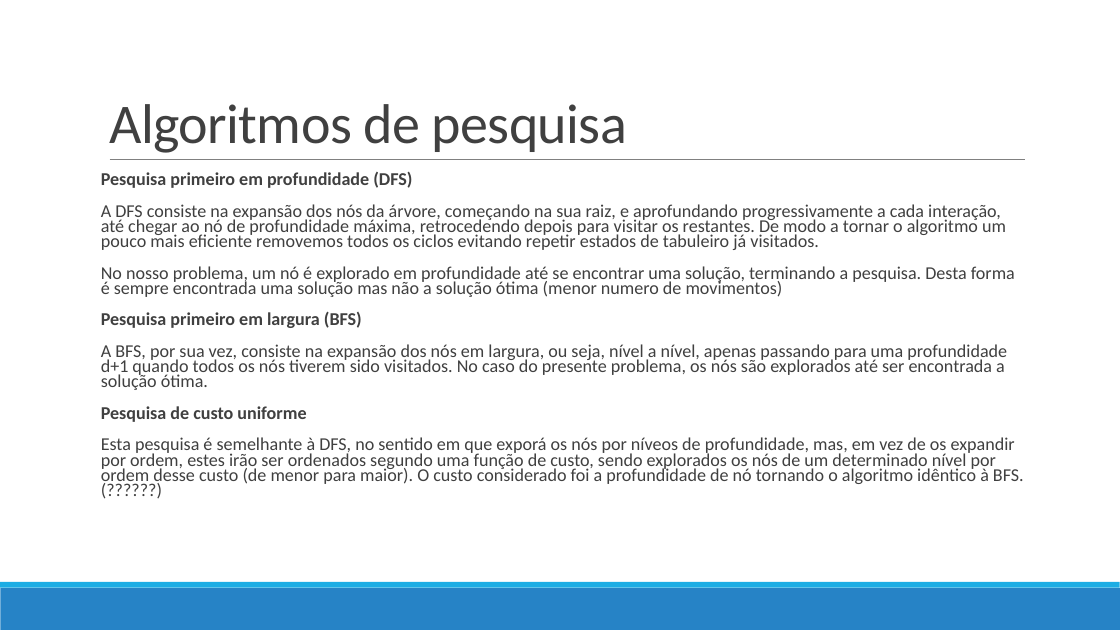
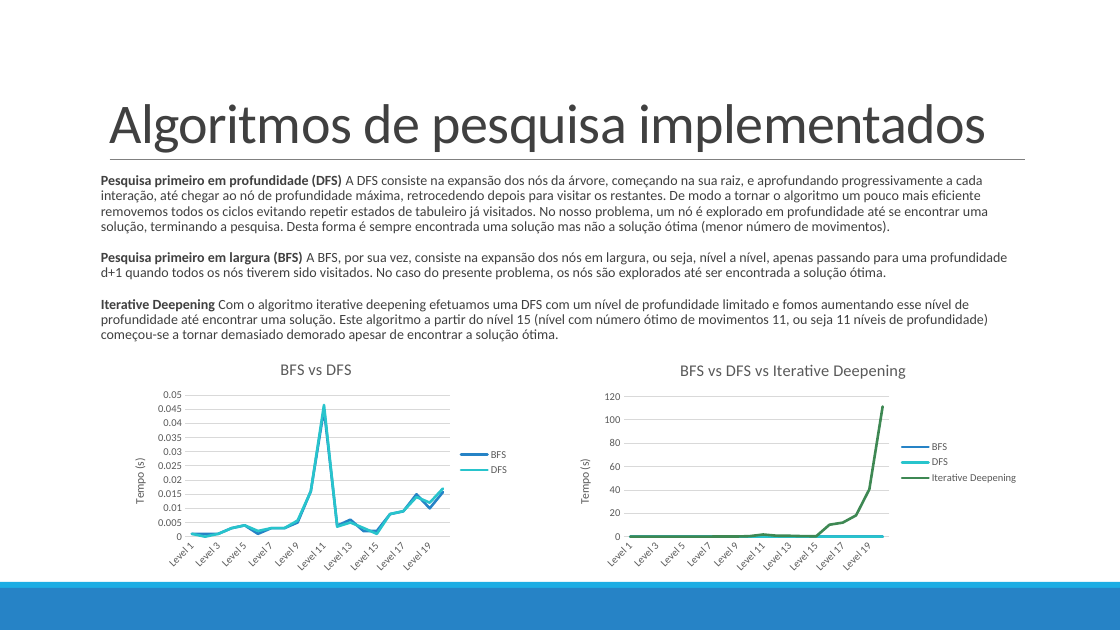
Before and after one commit to pedrovponte/IART-g39, a slide deck: slide 7 of docs/finalpresentation.pptx. Drawn at 1120x630 pixels with LibreOffice and Linux fonts; fonts in the diff are those of the drawing. Boxes give left, top, right and bottom in pixels: in the first picture for what was removed or moved away, otherwise in the second. Text is boxed around its words. In the diff, an @@ line names an element or a change of style, - is before the commit and + after.

Commit message:
final presentation update

```diff
--- a/docs/finalpresentation.pptx
+++ b/docs/finalpresentation.pptx
@@ rectangle added at bbox=[0, 0, 1120, 630], fill #FFFFFF @@
@@ title at bbox=[109, 104, 986, 153]: text changed @@
-Algoritmos de pesquisa
+Algoritmos de pesquisa implementados
@@ text at bbox=[101, 175, 1007, 342]: text changed; size 15.5 to 12 pt @@
-Pesquisa primeiro em profundidade (DFS)
-A DFS consiste na expansão dos nós da árvore, começando na sua raiz, e aprofundando progressivamente a cada interação, até chegar ao nó de profundidade máxima, retrocedendo depois para visitar os restantes. De modo a tornar o algoritmo um pouco mais eficiente removemos todos os ciclos evitando repetir estados de tabuleiro já visitados.
-No nosso problema, um nó é explorado em profundidade até se encontrar uma solução, terminando a pesquisa. Desta forma é sempre encontrada uma solução mas não a solução ótima (menor numero de movimentos)
-Pesquisa primeiro em largura (BFS)
-A BFS, por sua vez, consiste na expansão dos nós em largura, ou seja, nível a nível, apenas passando para uma profundidade d+1 quando todos os nós tiverem sido visitados. No caso do presente problema, os nós são explorados até ser encontrada a solução ótima.
-Pesquisa de custo uniforme
-Esta pesquisa é semelhante à DFS, no sentido em que exporá os nós por níveos de profundidade, mas, em vez de os expandir por ordem, estes irão ser ordenados segundo uma função de custo, sendo explorados os nós de um determinado nível por ordem desse custo (de menor para maior). O custo considerado foi a profundidade de nó tornando o algoritmo idêntico à BFS. (??????)
+Pesquisa primeiro em profundidade (DFS) A DFS consiste na expansão dos nós da árvore, começando na sua raiz, e aprofundando progressivamente a cada interação, até chegar ao nó de profundidade máxima, retrocedendo depois para visitar os restantes. De modo a tornar o algoritmo um pouco mais eficiente removemos todos os ciclos evitando repetir estados de tabuleiro já visitados. No nosso problema, um nó é explorado em profundidade até se encontrar uma solução, terminando a pesquisa. Desta forma é sempre encontrada uma solução mas não a solução ótima (menor número de movimentos).
+Pesquisa primeiro em largura (BFS) A BFS, por sua vez, consiste na expansão dos nós em largura, ou seja, nível a nível, apenas passando para uma profundidade d+1 quando todos os nós tiverem sido visitados. No caso do presente problema, os nós são explorados até ser encontrada a solução ótima.
+Iterative Deepening Com o algoritmo iterative deepening efetuamos uma DFS com um nível de profundidade limitado e fomos aumentando esse nível de profundidade até encontrar uma solução. Este algoritmo a partir do nível 15 (nível com número ótimo de movimentos 11, ou seja 11 níveis de profundidade) começou-se a tornar demasiado demorado apesar de encontrar a solução ótima.
@@ line chart added at bbox=[115, 347, 518, 578] @@
+title "BFS vs DFS "
+categories: Level 1, Level 2, Level 3, Level 4, Level 5, Level 6, Level 7, Level 8, Level 9, Level 10, Level 11, Level 12, Level 13, Level 14, Level 15, Level 16, Level 17, Level 18, Level 19, Level 20
+BFS: 0.001, 0.001, 0.001, 0.003, 0.004, 0.001, 0.003, 0.003, 0.005, 0.016, 0.045, 0.004, 0.006, 0.002, 0.002, 0.008, 0.009, 0.015, 0.01, 0.016
+DFS: 0.001, 0, 0.001, 0.003, 0.004, 0.002, 0.003, 0.003, 0.006, 0.016, 0.047, 0.004, 0.005, 0.003, 0.001, 0.008, 0.009, 0.014, 0.012, 0.017
@@ line chart added at bbox=[560, 347, 1028, 578] @@
+title "BFS vs DFS vs Iterative Deepening "
+categories: Level 1, Level 2, Level 3, Level 4, Level 5, Level 6, Level 7, Level 8, Level 9, Level 10, Level 11, Level 12, Level 13, Level 14, Level 15, Level 16, Level 17, Level 18, Level 19, Level 20
+Series 1: 0, 0, 0, 0, 0, 0, 0, 0, 0, 0, 0, 0, 0, 0, 0, 0, 0, 0, 0, 0
+BFS: 0, 0, 0, 0, 0, 0, 0, 0, 0, 0, 0, 0, 0, 0, 0, 0, 0, 0, 0, 0
+DFS: 0, 0, 0, 0, 0, 0, 0, 0, 0, 0, 0, 0, 0, 0, 0, 0, 0, 0, 0, 0
+Iterative Deepening: 0, 0, 0, 0, 0, 0, 0, 0, 0, 0, 2, 1, 1, 0, 0, 10, 12, 18, 41, 111
@@ rectangle removed at bbox=[0, 588, 1120, 630] @@
@@ rectangle removed at bbox=[0, 582, 1120, 588] @@
@@ rectangle added at bbox=[0, 582, 1120, 588], fill #1CADE4 @@
@@ rectangle added at bbox=[0, 588, 1120, 630], fill #2683C6 @@
```
Also in this commit, not shown: 6 other slides changed, 2 slides added, 4 other files.
